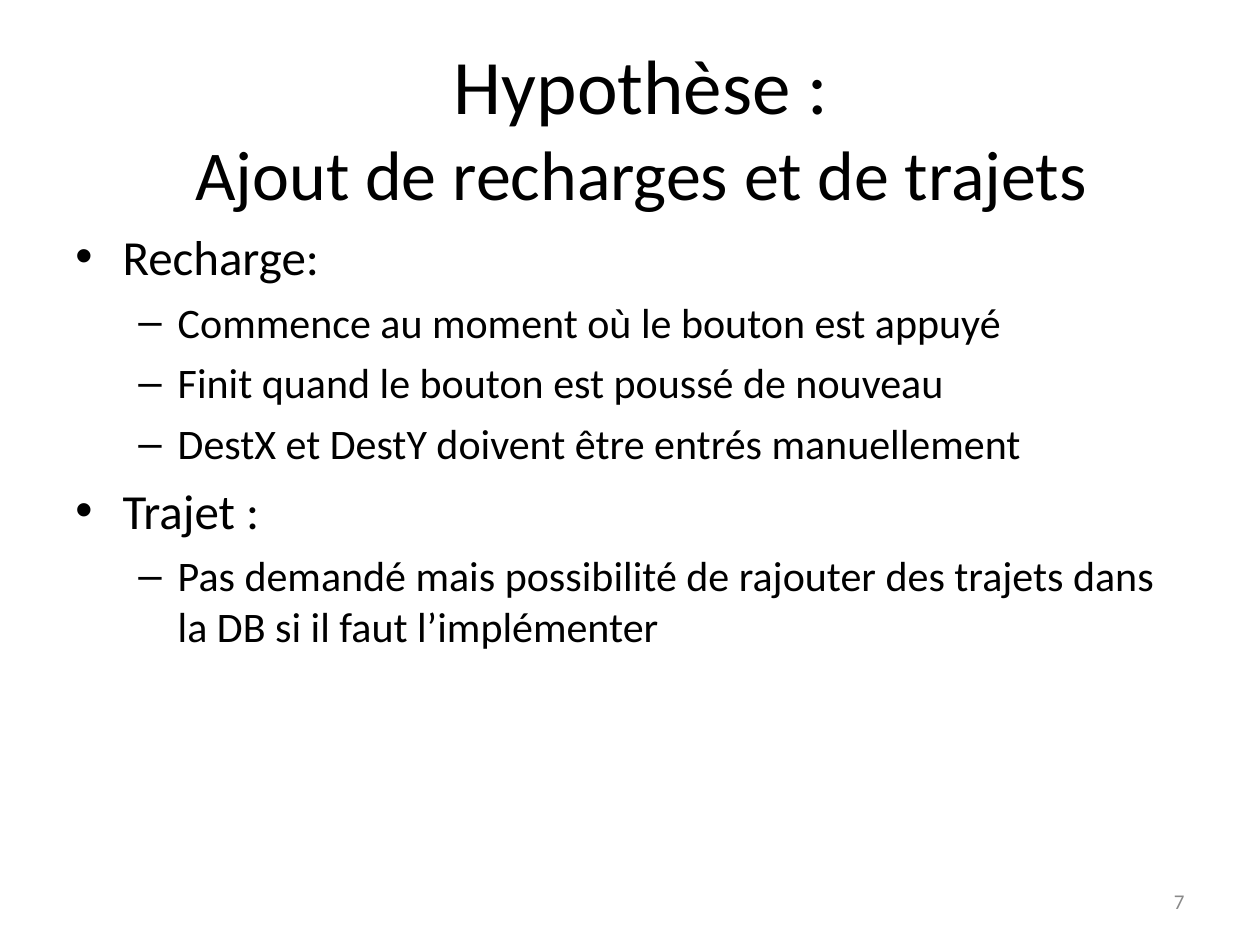
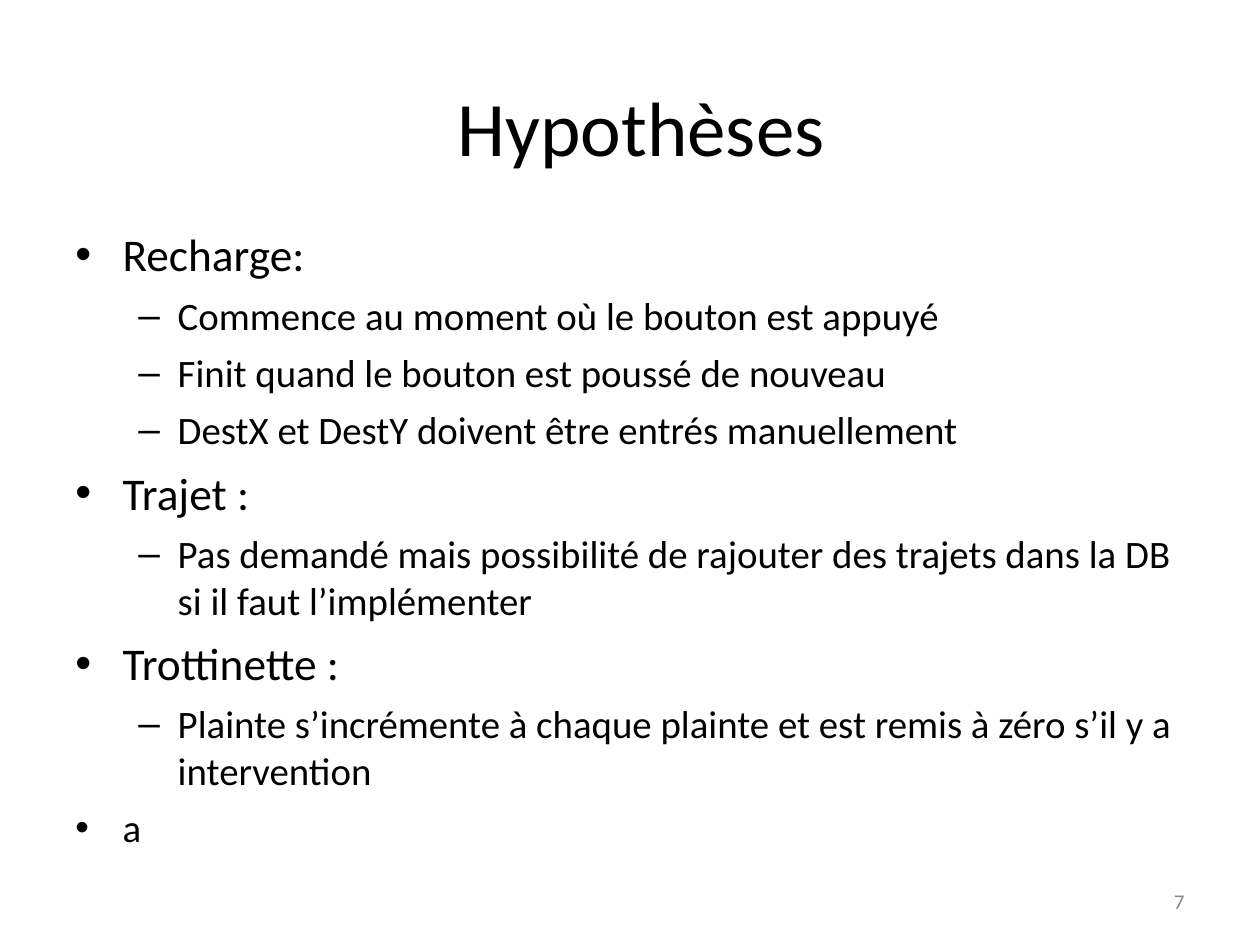
Before and after one commit to Nineo81/projet-info-h303, a slide deck: slide 7 of slides.ppt. Drawn at 1260x945 pixels with LibreOffice and Linux fonts; fonts in the diff are those of the drawing; background and template pictures are left out. Boxes give left, top, right and bottom in pixels: in the first picture for what was removed or moved away, otherwise in the second. Text is boxed around its words. In the diff, an @@ line names an element or a change of style, - is before the commit and + after.

```diff
--- a/slides.ppt
+++ b/slides.ppt
@@ title at [458,102,825,169]: text changed; size 40 to 44 pt @@
-Hypothèse :
-Ajout de recharges et de trajets
+Hypothèses
@@ text at [123,239,1170,622]: size 28 to 25.9 pt in "Recharge:", "Trajet :"; size 24 to 22.2 pt in "Commence au moment où le bouton est ...", "Finit quand le bouton est poussé de ...", "DestX et DestY doivent être entrés manuellement", "Pas demandé mais possibilité de rajouter des ..." @@
@@ text at [123,648,1171,843]: paragraphs added @@
+• Trottinette :
+  – Plainte s’incrémente à chaque plainte et est remis à zéro s’il y a intervention
+• a
```
Also in this commit, not shown: 2 other slides changed, 12 other files.
